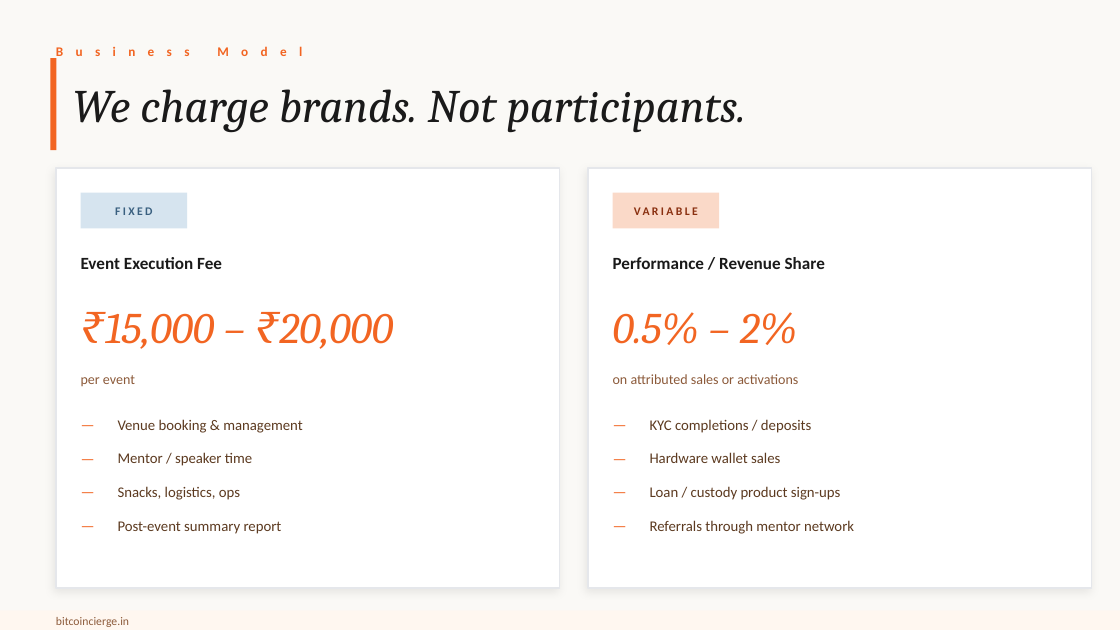
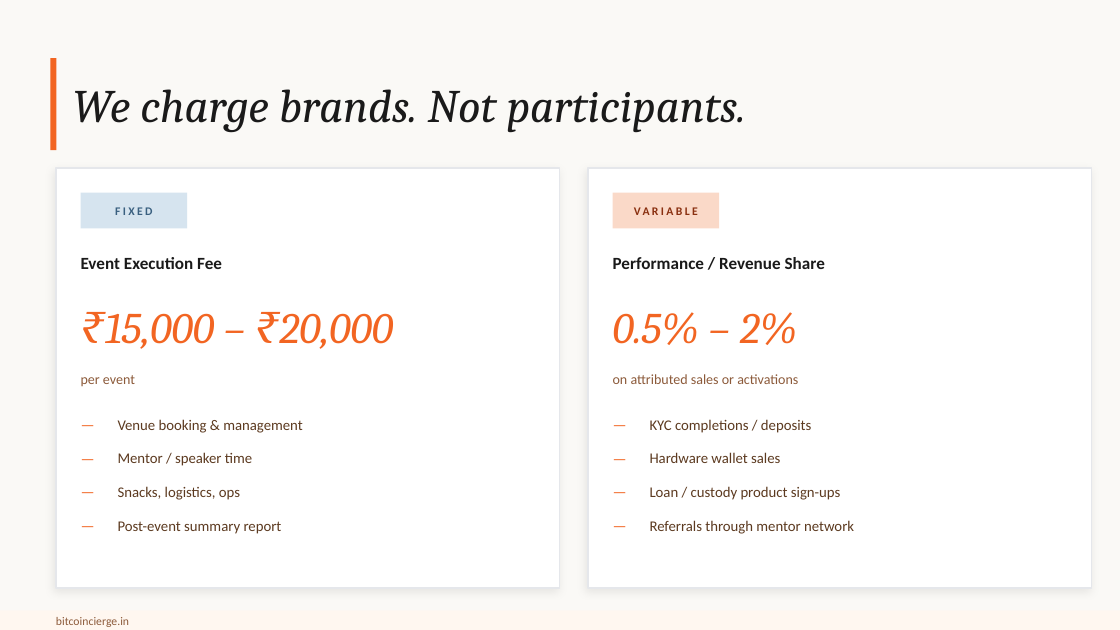
Before and after one commit to setusaurabh/bitcoincierge-pitch-deck, a slide deck: slide 13 of dist/bitcoincierge_pitch_deck.pptx (slide 16 before the commit). Drawn at 1120x630 pixels with LibreOffice and Linux fonts; fonts in the diff are those of the drawing. Boxes give left, top, right and bottom in pixels: in the first picture for what was removed or moved away, otherwise in the second. Text is boxed around its words. In the diff, an @@ line names an element or a change of style, - is before the commit and + after.

```diff
--- a/dist/bitcoincierge_pitch_deck.pptx
+++ b/dist/bitcoincierge_pitch_deck.pptx
@@ text removed at (56,45,302,60) @@
-B u s i n e s s M o d e l
```
Also in this commit, not shown: 9 other slides changed, 3 slides removed, 20 other files.
